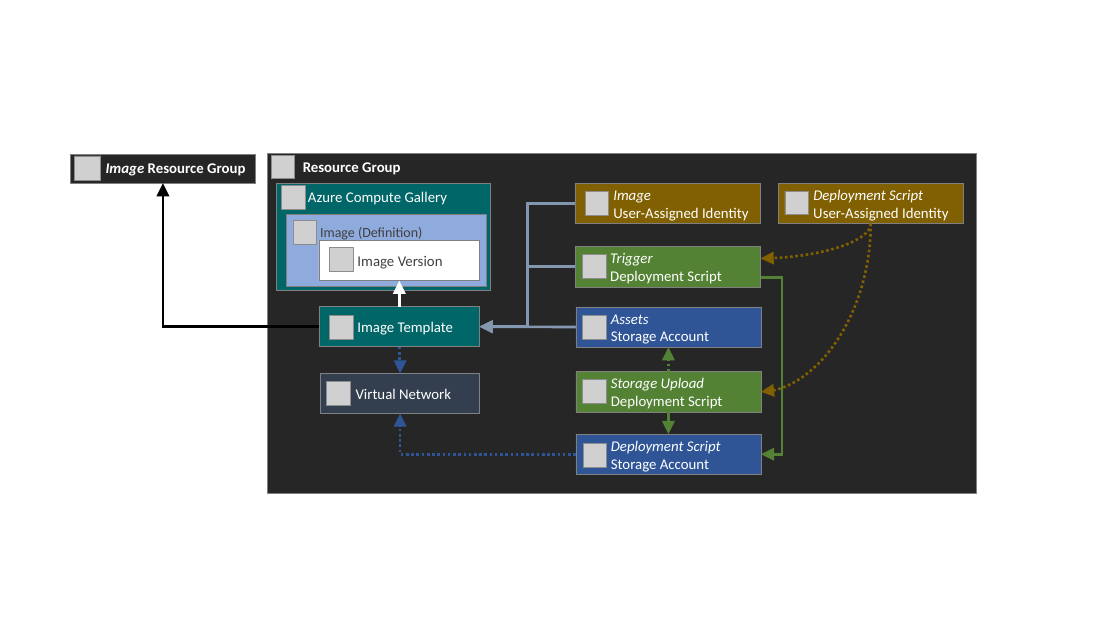
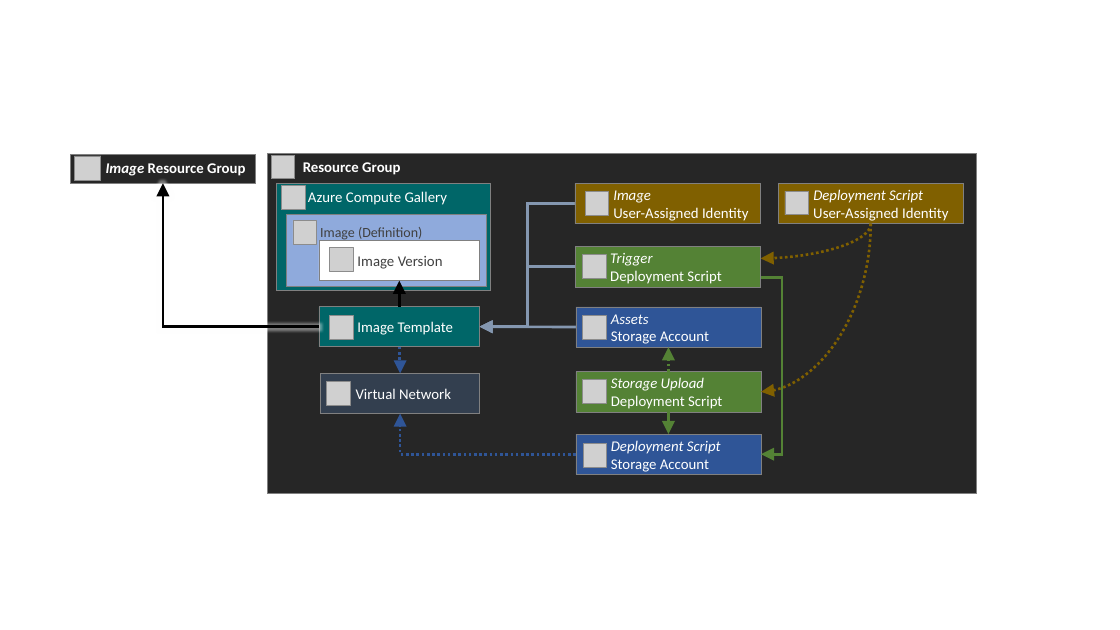
Before and after one commit to Azure/DevOps-Self-Hosted, a slide deck: slide 2 of docs/wiki/media/src/DevOps Self-Hosted Diagrams.pptx. Drawn at 1120x630 pixels with LibreOffice and Linux fonts; fonts in the diff are those of the drawing; grey boxes stand for pictures. Boxes give left, top, right and bottom in pixels: in the first picture for what was removed or moved away, otherwise in the second. Text is boxed around its words. In the diff, an @@ line names an element or a change of style, - is before the commit and + after.

```diff
--- a/docs/wiki/media/src/DevOps Self-Hosted Diagrams.pptx
+++ b/docs/wiki/media/src/DevOps Self-Hosted Diagrams.pptx
@@ elbow arrow (319, 327) - (163, 183): stroke #F6F8FC 2.25 pt to #000000 2.25 pt @@
@@ arrow (399, 307) - (399, 281): stroke #FFFFFF 2.25 pt to #000000 2.25 pt @@
```
Also in this commit, not shown: 1 other file.
